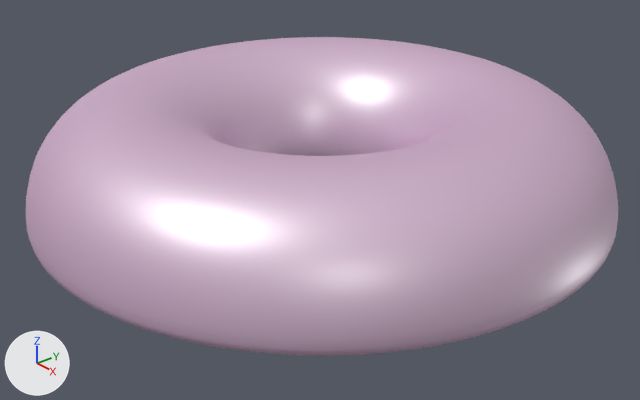
The Blender file BlenderProjects/DonutTutorial.blend as it was, and as the next commit left it.
Both versions are drawn from a 50 mm lens placed at (3.3, -3.0, 2.5), pointed at (0.02, -0.22, 0.48). Every picture has the same lights, and +X, +Y and +Z are marked at lower left. The same objects are shown in both versions, whatever each file hides.
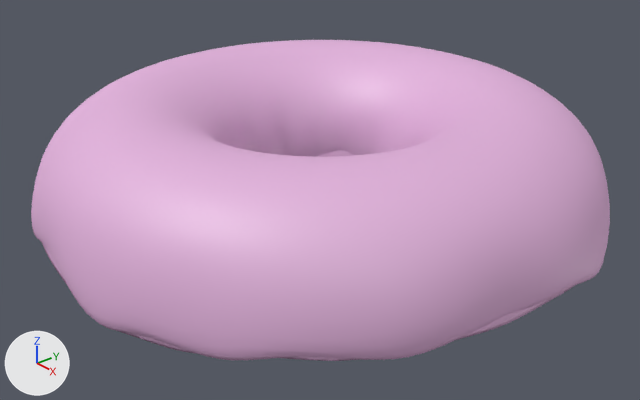
Changed parts and their boxes (x1, y1, x2, y2) in the pictures (640 x 400 px; the box of a moved part takes in the faces that stretch with it):
'Torus.000', surface changed, reshaped, rescaled (white to pink): before (26, 37, 618, 356); after (31, 40, 610, 361)
part 1 of me_torus_002, moved or reshaped: before (26, 164, 618, 356); after (31, 166, 610, 361)
part 2 of me_torus_002, moved or reshaped: before (224, 109, 420, 156); after (224, 110, 419, 157)

What changed in the scene script:
```text
Change mat_material_002:
    where n0 = _N.new('ShaderNodeBsdfAnisotropic'); n0.name = 'Glossy BSDF'
    n0.inputs[1].default_value: 0.447 -> 0.555  # 'Roughness'
    where n3 = _N.new('ShaderNodeMixShader'); n3.name = 'Mix Shader'
    add n3.inputs[0].default_value = 0.118  # 'Factor'
Change me_torus_002:
    used by ob_torus_000; location = (-0.059, -0.148, 0.496)
    remove me_torus_002.from_pydata(...)  # 560 vertices, 560 faces; spans x -1.52..1.52, y -1.52..1.52, z 0.0..0.52
    add me_torus_002.from_pydata(...)  # 560 vertices, 560 faces; spans x -1.52..1.52, y -1.52..1.52, z -0.19..0.52
    me_torus_002 part 1: 77 of 560 vertices moved; they spanned x -1.52..1.52, y -1.52..1.52, z 0.0 and now span x -1.52..1.52, y -1.52..1.52, z -0.19..-0.01; mean shift (0.0, 0.0, -0.07); largest move (0.24, -1.5, 0.0) -> (0.24, -1.5, -0.19)
    me_torus_002 part 2: 77 of 560 vertices moved; they spanned x -0.48..0.48, y -0.48..0.48, z 0.0 and now span x -0.48..0.48, y -0.48..0.48, z -0.15..-0.01; mean shift (0.0, 0.0, -0.08); largest move (0.39, -0.28, 0.0) -> (0.39, -0.28, -0.15)
Change ob_torus_000:
    ob_torus_000.scale: (1.0, 1.0, 1.0) -> (0.981, 0.981, 0.981)
```
